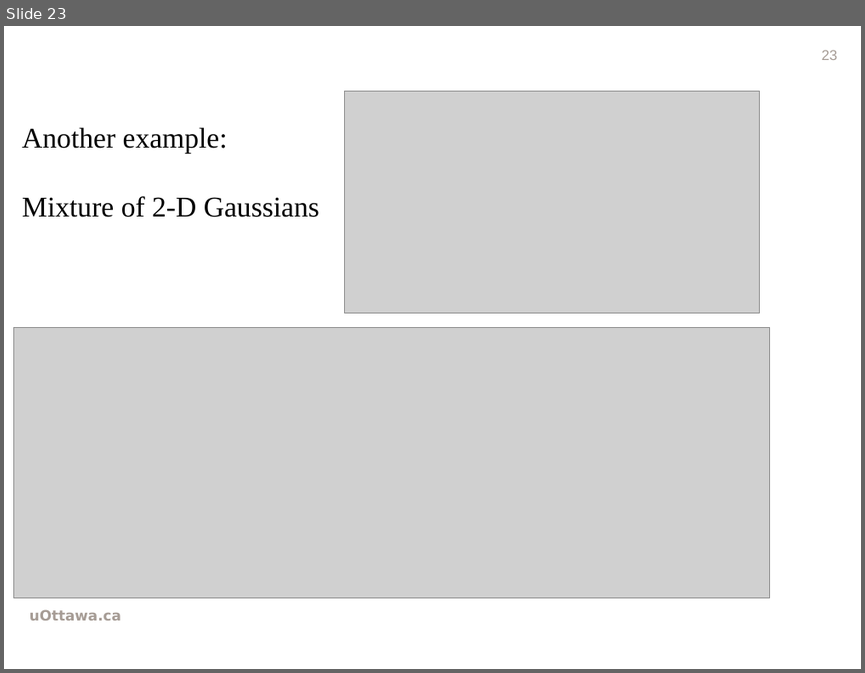
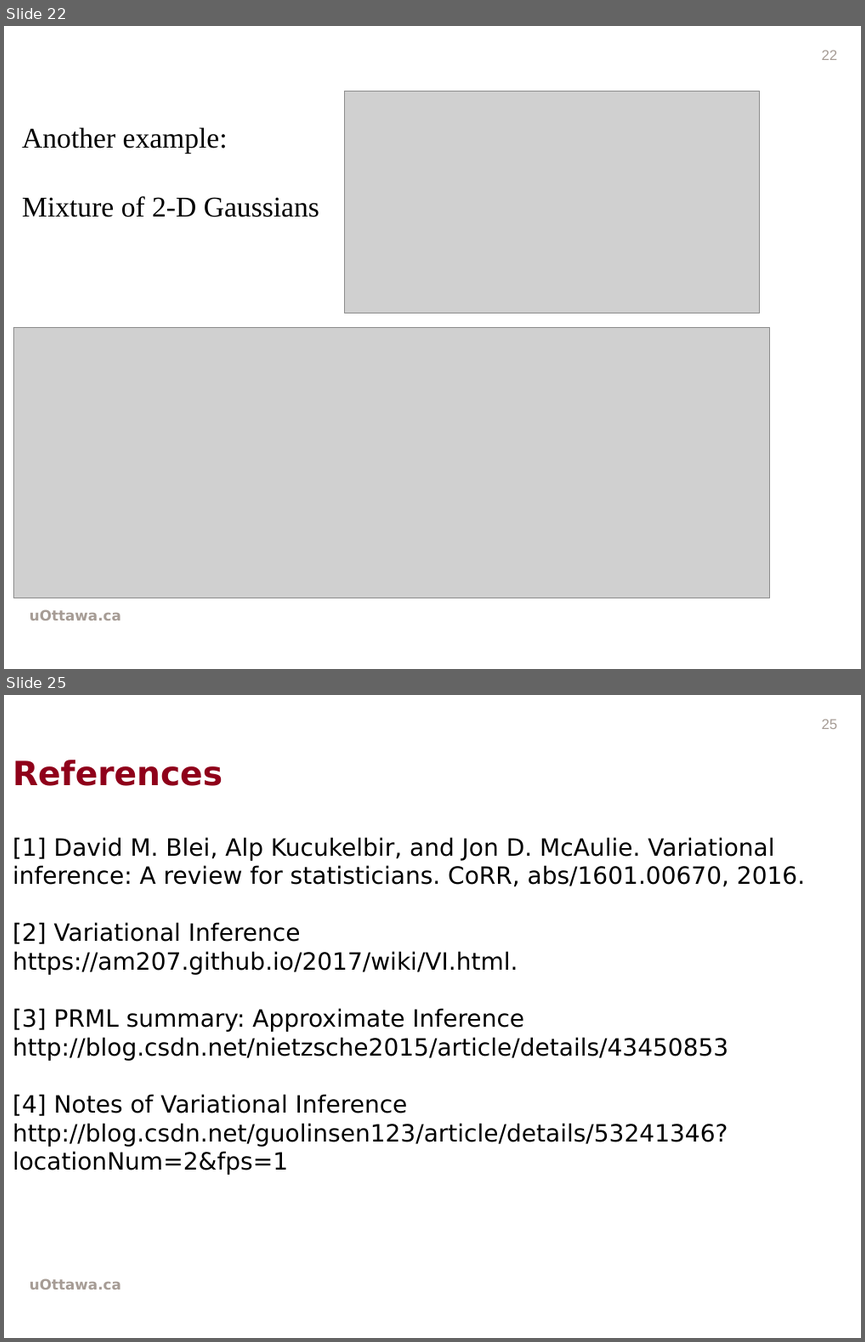
Before and after one commit to wwwmonsterlam/GraphicModelClassifierProject, a slide deck: presentationi.pptx. Shown one above the other, each under a label of ours: slide 23 before the commit, slides 22 and 25 after it; the slides between them are not shown. The pictures are 865x673 and 865x1342 pixels, drawn with LibreOffice and Linux fonts; fonts in the diff are those of the drawing; grey boxes stand for pictures; background and template pictures are left out. Boxes give left, top, right and bottom in pixels: in the first picture for what was removed or moved away, otherwise in the second. Text is boxed around its words. In the diff, an @@ line names an element or a change of style, - is before the commit and + after.

```diff
--- a/presentationi.pptx
+++ b/presentationi.pptx
@@ slide 25 added at (4, 695, 861, 1338), background picture (left out); not listed: 1 template element that a slide beside it also shows @@
@@ page number added at (822, 719, 838, 729), 12 pt, text #A69C95 @@
+25
@@ title added at (12, 837, 805, 1174), 20 pt, text #000000 @@
+References
+[1] David M. Blei, Alp Kucukelbir, and Jon D. McAulie. Variational inference: A review for statisticians. CoRR, abs/1601.00670, 2016.
+[2] Variational Inference https://am207.github.io/2017/wiki/VI.html.
+[3] PRML summary: Approximate Inference http://blog.csdn.net/nietzsche2015/article/details/43450853
+[4] Notes of Variational Inference http://blog.csdn.net/guolinsen123/article/details/53241346?locationNum=2&fps=1
@@ what was slide 23 is now slide 22 @@
@@ page number at (822, 50, 838, 60): text changed @@
-23
+22
```
Also in this commit, not shown: 7 slides changed, 4 other slides added, 5 slides removed.
